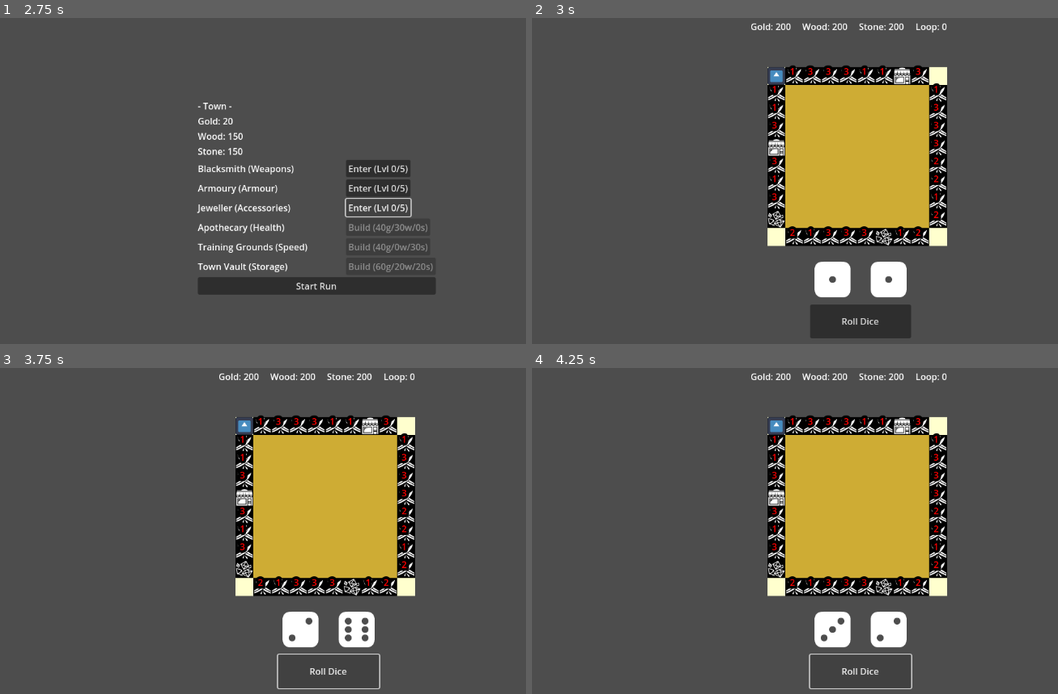
Above: before the commit, frames 1-4 (two rows, left to right).
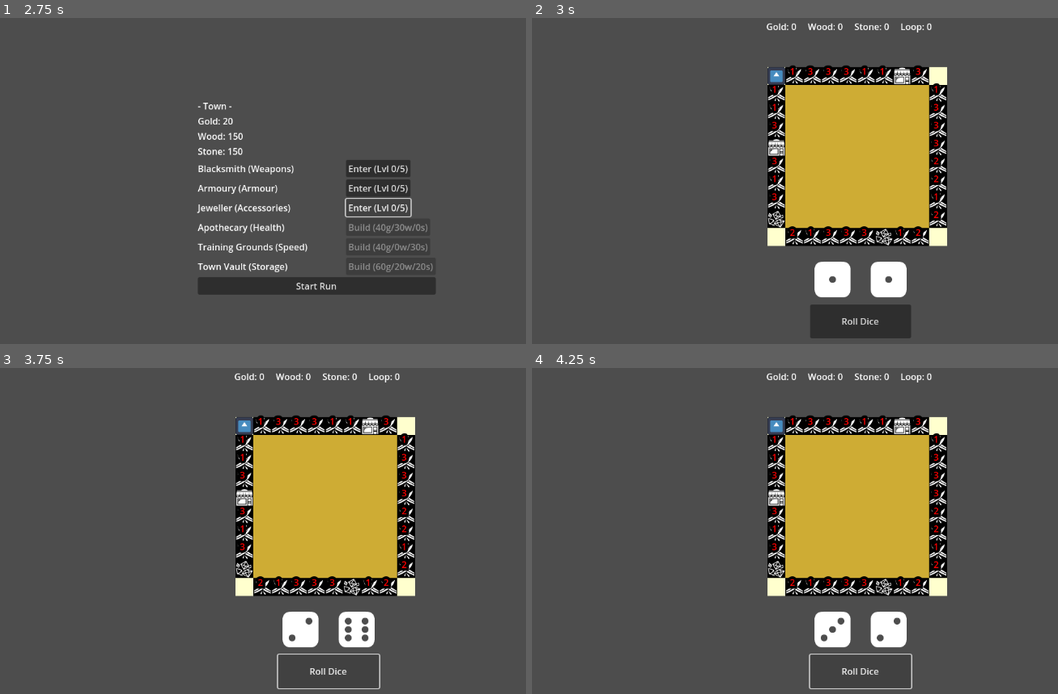
Above: after the commit, the same moments.

Repository: pescmy/HeRoll
Game: Godot game, scene res://scene/town.tscn
Two runs of this game, one before a commit and one after it. Both use one fixed random seed, a clock stepped at 60 frames per second and the inputs below. The engine's default icon, where the game draws it, is replaced by a stand-in: a white triangle on a blue panel in a dark square.
Inputs:
- Up to frame 1 (2.75 s): click "Build (50g/30w/0s)" at 0.5 s; click "Build (50g/0w/30s)" at 1.25 s; click "Build (80g/20w/20s)" at 2 s
- Up to frame 2 (3 s): click "Start Run" at 2.75 s
- Up to frame 3 (3.75 s): click "Roll Dice" at 3.5 s
- Up to frame 4 (4.25 s): no input

Frame 1 is identical in both runs. In frame 2, 0.4% of the frame differs, in the area x 41-79%, y 1-5%; in frame 3, 0.4%; in frame 4, 0.4%.

Commit message:
combat rewards (faulty)

Diff:
--- a/enemies/goblin.tres
+++ b/enemies/goblin.tres
@@ -13,4 +13,5 @@
 sprite = ExtResource("2_c17jv")
 reward_gold = 5
 reward_xp = 10
+drop_chance = 0.25
 metadata/_custom_type_script = "uid://bp4bb0bp1mktu"
--- a/enemies/skeleton.tres
+++ b/enemies/skeleton.tres
@@ -13,4 +13,5 @@
 sprite = ExtResource("2_a3isk")
 reward_gold = 7
 reward_xp = 12
+drop_chance = 0.4
 metadata/_custom_type_script = "uid://bp4bb0bp1mktu"
--- a/enemies/slime.tres
+++ b/enemies/slime.tres
@@ -13,4 +13,5 @@
 sprite = ExtResource("2_ipa7r")
 reward_gold = 5
 reward_xp = 10
+drop_chance = 0.15
 metadata/_custom_type_script = "uid://bp4bb0bp1mktu"
--- /dev/null
+++ b/scene/combat_reward_ui.tscn
@@ -0,0 +1,43 @@
+[gd_scene load_steps=3 format=3 uid="uid://cobfnkt70i4h1"]
+
+[ext_resource type="Script" uid="uid://bu4ryhkem2ox6" path="res://scripts/combat_reward_ui.gd" id="1_2bo3e"]
+
+[sub_resource type="StyleBoxFlat" id="StyleBoxFlat_2bo3e"]
+
+[node name="CombatRewardUI" type="CanvasLayer"]
+script = ExtResource("1_2bo3e")
+
+[node name="Panel" type="Panel" parent="."]
+anchors_preset = 8
+anchor_left = 0.5
+anchor_top = 0.5
+anchor_right = 0.5
+anchor_bottom = 0.5
+offset_left = -20.0
+offset_top = -20.0
+offset_right = 20.0
+offset_bottom = 20.0
+grow_horizontal = 2
+grow_vertical = 2
+theme_override_styles/panel = SubResource("StyleBoxFlat_2bo3e")
+
+[node name="MarginContainer" type="MarginContainer" parent="Panel"]
+offset_right = 79.0
+offset_bottom = 89.0
+
+[node name="VBoxContainer" type="VBoxContainer" parent="Panel/MarginContainer"]
+layout_mode = 2
+
+[node name="Title" type="Label" parent="Panel/MarginContainer/VBoxContainer"]
+layout_mode = 2
+text = "Victory!"
+
+[node name="GoldLabel" type="Label" parent="Panel/MarginContainer/VBoxContainer"]
+layout_mode = 2
+
+[node name="ItemsContainer" type="VBoxContainer" parent="Panel/MarginContainer/VBoxContainer"]
+layout_mode = 2
+
+[node name="ContinueButton" type="Button" parent="Panel/MarginContainer/VBoxContainer"]
+layout_mode = 2
+text = "Continue"
--- a/scene/game.tscn
+++ b/scene/game.tscn
@@ -1,7 +1,7 @@
-[gd_scene load_steps=10 format=3 uid="uid://cicxa224rb1ua"]
+[gd_scene load_steps=11 format=3 uid="uid://cicxa224rb1ua"]
 
 [ext_resource type="Script" uid="uid://cxdocccsa4rab" path="res://scripts/game_controller.gd" id="1_p1ry8"]
-[ext_resource type="Script" uid="uid://dsj5yh7nn6xtr" path="res://scripts/game.gd" id="1_xlg7c"]
+[ext_resource type="Script" uid="uid://bu4ryhkem2ox6" path="res://scripts/combat_reward_ui.gd" id="1_yq8tf"]
 [ext_resource type="PackedScene" uid="uid://cr58rc6ybd75o" path="res://scene/dice.tscn" id="3_qpk70"]
 [ext_resource type="PackedScene" uid="uid://dg3xwl62blm1b" path="res://scene/player.tscn" id="4_ll5lq"]
 [ext_resource type="PackedScene" uid="uid://baqa7qxmhj6x1" path="res://scene/game_board.tscn" id="4_xwcet"]
@@ -9,9 +9,10 @@
 [ext_resource type="PackedScene" uid="uid://lccjk25vggef" path="res://scene/resource_display.tscn" id="7_qpk70"]
 [ext_resource type="PackedScene" uid="uid://dyblpd0tcjwhv" path="res://scene/inventory_ui.tscn" id="8_ll5lq"]
 [ext_resource type="PackedScene" uid="uid://rkgsegodofue" path="res://scene/shop_ui.tscn" id="9_17rxn"]
+[ext_resource type="PackedScene" uid="uid://cobfnkt70i4h1" path="res://scene/combat_reward_ui.tscn" id="10_ym5sv"]
 
 [node name="Game" type="Node2D"]
-script = ExtResource("1_xlg7c")
+script = ExtResource("1_yq8tf")
 
 [node name="GameController" type="Node2D" parent="."]
 script = ExtResource("1_p1ry8")
@@ -41,3 +42,5 @@
 [node name="InventoryUI" parent="." instance=ExtResource("8_ll5lq")]
 
 [node name="ShopUI" parent="." instance=ExtResource("9_17rxn")]
+
+[node name="CombatRewardUI" parent="." instance=ExtResource("10_ym5sv")]
--- a/scripts/battle_controller.gd
+++ b/scripts/battle_controller.gd
@@ -7,6 +7,9 @@
 var enemies: Array = []
 var current_target: Node = null
 var in_battle: bool = false
+
+var defeated_enemies: Array[EnemyData] = []
+var battle_stars: int = 0
 
 signal battle_started
 signal battle_ended(victory: bool)
@@ -113,6 +116,10 @@
 func _execute_player_attack() -> void:
 	if current_target == null or not is_instance_valid(current_target):
 		return
+
+	if current_target.is_dead():
+		defeated_enemies.append(current_target.data)
+
 	var raw = player.get_attack_damage()
 	var actual = current_target.take_damage(raw)
 	var blocked = raw - actual
@@ -163,6 +170,8 @@
 	await get_tree().create_timer(1.5).timeout
 
 	if victory:
+		GameData.last_defeated_enemies = defeated_enemies
+		SaveManager.save()
 		get_tree().change_scene_to_file("res://scene/game.tscn")
 	else:
 		GameData.reset_run()
--- /dev/null
+++ b/scripts/combat_reward.gd
@@ -0,0 +1,49 @@
+# combat_reward.gd
+extends Node
+class_name CombatReward
+
+const WEAPON_NAMES = ["Iron Sword", "Steel Blade", "War Axe", "Dagger", "Mace"]
+const ARMOUR_NAMES = ["Leather Armour", "Chain Mail", "Iron Plate", "Hide Vest", "Scale Mail"]
+const ACCESSORY_NAMES = ["Boots", "Ring of Power", "Amulet", "Bracers", "Lucky Charm"]
+
+const STAR_GOLD_BONUS = {1: 5, 2: 10, 3: 20}
+
+func calculate_gold(defeated: Array[EnemyData], stars: int) -> int:
+	var total = 0
+	for enemy in defeated:
+		total += enemy.reward_gold
+	total += STAR_GOLD_BONUS.get(stars, 0)
+	total += GameData.loop_count * 2
+	return total
+
+func roll_drops(defeated: Array[EnemyData]) -> Array[Item]:
+	var drops: Array[Item] = []
+	for enemy in defeated:
+		if randf() < enemy.drop_chance:
+			drops.append(_generate_item(enemy.get_threat()))
+	return drops
+
+func _generate_item(threat: float) -> Item:
+	var types = ["weapon", "armour", "accessory"]
+	var type = types.pick_random()
+	var item = Item.new()
+	item.type = type
+	var budget = int(threat) + GameData.loop_count
+
+	match type:
+		"weapon":
+			item.name = WEAPON_NAMES.pick_random()
+			item.strength_bonus = budget
+		"armour":
+			item.name = ARMOUR_NAMES.pick_random()
+			item.defense_bonus = randi_range(1, budget - 1) if budget > 1 else 1
+			item.health_bonus = (budget - item.defense_bonus) * 5
+		"accessory":
+			item.name = ACCESSORY_NAMES.pick_random()
+			var remaining = budget
+			item.speed_bonus = randi_range(0, remaining)
+			remaining -= item.speed_bonus
+			item.defense_bonus = randi_range(0, remaining)
+			remaining -= item.defense_bonus
+			item.strength_bonus = remaining
+	return item
--- /dev/null
+++ b/scripts/combat_reward_ui.gd
@@ -0,0 +1,92 @@
+# combat_reward_ui.gd
+extends CanvasLayer
+class_name CombatRewardUI
+
+signal reward_claimed
+
+var reward_calc: CombatReward = CombatReward.new()
+var gold_reward: int = 0
+var dropped_items: Array[Item] = []
+var selected_item: Item = null
+
+@onready var gold_label: Label = $Panel/MarginContainer/VBoxContainer/GoldLabel
+@onready var items_container: VBoxContainer = $Panel/MarginContainer/VBoxContainer/ItemsContainer
+@onready var continue_button: Button = $Panel/MarginContainer/VBoxContainer/ContinueButton
+
+func _ready() -> void:
+	continue_button.pressed.connect(_on_continue_pressed)
+	hide()
+
+func show_rewards() -> void:
+	if GameData.last_defeated_enemies.is_empty():
+		return
+
+	gold_reward = reward_calc.calculate_gold(GameData.last_defeated_enemies, GameData.last_battle_stars)
+	dropped_items = reward_calc.roll_drops(GameData.last_defeated_enemies)
+
+	gold_label.text = "Gold earned: %d" % gold_reward
+
+	# Clear previous items
+	for child in items_container.get_children():
+		child.queue_free()
+
+	if dropped_items.is_empty():
+		var no_drop = Label.new()
+		no_drop.text = "No items dropped"
+		items_container.add_child(no_drop)
+	else:
+		var title = Label.new()
+		title.text = "Choose an item (or none):"
+		items_container.add_child(title)
+
+		for item in dropped_items:
+			var hbox = HBoxContainer.new()
+			var label = Label.new()
+			label.text = "%s (%s) — %s" % [item.name, item.type, _get_stat_summary(item)]
+			label.custom_minimum_size = Vector2(280, 0)
+			var button = Button.new()
+			button.text = "Take"
+			button.pressed.connect(_on_take_item_pressed.bind(item, button))
+			hbox.add_child(label)
+			hbox.add_child(button)
+			items_container.add_child(hbox)
+
+	show()
+
+func _on_take_item_pressed(item: Item, button: Button) -> void:
+	selected_item = item
+	# Disable all other take buttons
+	for child in items_container.get_children():
+		if child is HBoxContainer:
+			var btn = child.get_node_or_null("Button")
+			if btn and btn != button:
+				btn.disabled = true
+	button.text = "✓ Taken"
+	button.disabled = true
+	print("🎁 Selected item: %s" % item.name)
+
+func _on_continue_pressed() -> void:
+	# Add gold to inventory
+	GameData.add_to_inventory("gold", "resource", gold_reward, "res://art/resources/coins.png")
+	print("💰 Gained %d gold from combat!" % gold_reward)
+
+	# Add selected item if any
+	if selected_item != null:
+		GameData.add_to_inventory(selected_item.name, selected_item.type, 1, "res://art/resources/coins.png")
+		print("🎁 Added %s to inventory!" % selected_item.name)
+
+	# Clear reward data
+	GameData.last_defeated_enemies.clear()
+	GameData.last_battle_stars = 0
+	selected_item = null
+
+	hide()
+	reward_claimed.emit()
+
+func _get_stat_summary(item: Item) -> String:
+	var parts = []
+	if item.strength_bonus > 0: parts.append("+%d STR" % item.strength_bonus)
+	if item.defense_bonus > 0: parts.append("+%d DEF" % item.defense_bonus)
+	if item.speed_bonus > 0: parts.append("+%d SPD" % item.speed_bonus)
+	if item.health_bonus > 0: parts.append("+%d HP" % item.health_bonus)
+	return ", ".join(parts) if parts.size() > 0 else "No bonuses"
--- a/scripts/enemy_data.gd
+++ b/scripts/enemy_data.gd
@@ -9,6 +9,7 @@
 @export var sprite: Texture2D
 @export var reward_gold: int
 @export var reward_xp: int
+@export var drop_chance: float = 0.2
 
 func get_threat() -> float:
 	return (max_health / 20.0) + (strength * 0.5) + (defense * 0.3) + (speed * 0.2)
--- a/scripts/game.gd
+++ b/scripts/game.gd
@@ -4,6 +4,7 @@
 @onready var player: Node2D = $Player
 @onready var dice = $DiceContainer
 @onready var board = $GameBoard
+@onready var combat_reward_ui: CombatRewardUI = $CombatRewardUI
 
 var board_generated: bool = false
 
--- a/scripts/game_data.gd
+++ b/scripts/game_data.gd
@@ -17,6 +17,9 @@
 var inventory_size: int = 10
 var loop_count: int = 0
 var last_lost_resources: Array = []
+
+var last_battle_stars: int = 0
+var last_defeated_enemies: Array[EnemyData] = []
 
 signal inventory_changed
 signal loop_changed(new_count: int)
--- a/scripts/player_movement.gd
+++ b/scripts/player_movement.gd
@@ -111,6 +111,7 @@
 	GameData.player_tile_index = index
 	var tile = GameData.tile_types.get(index, {"type": "safe", "stars": 0})
 	var type = tile["type"]
+	GameData.last_battle_stars = tile["stars"]
 	print("Landed on %s tile (stars: %d)" % [type, tile["stars"]])
 
 	match type:
Not shown, added: scripts/combat_reward.gd.uid
Not shown, added: scripts/combat_reward_ui.gd.uid
Not shown, added: todo.txt
